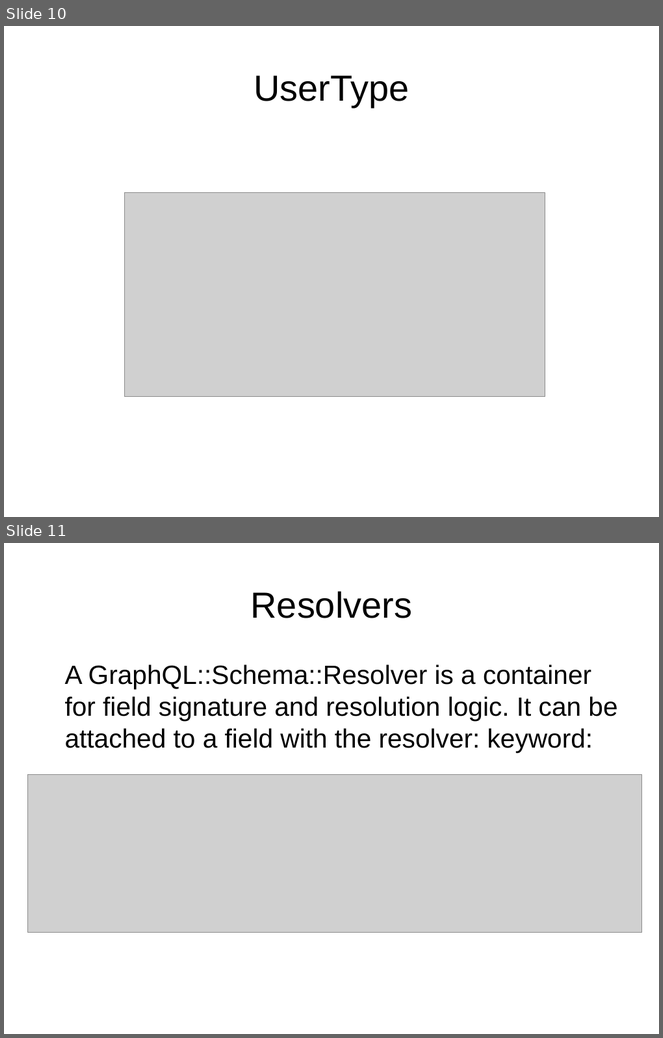
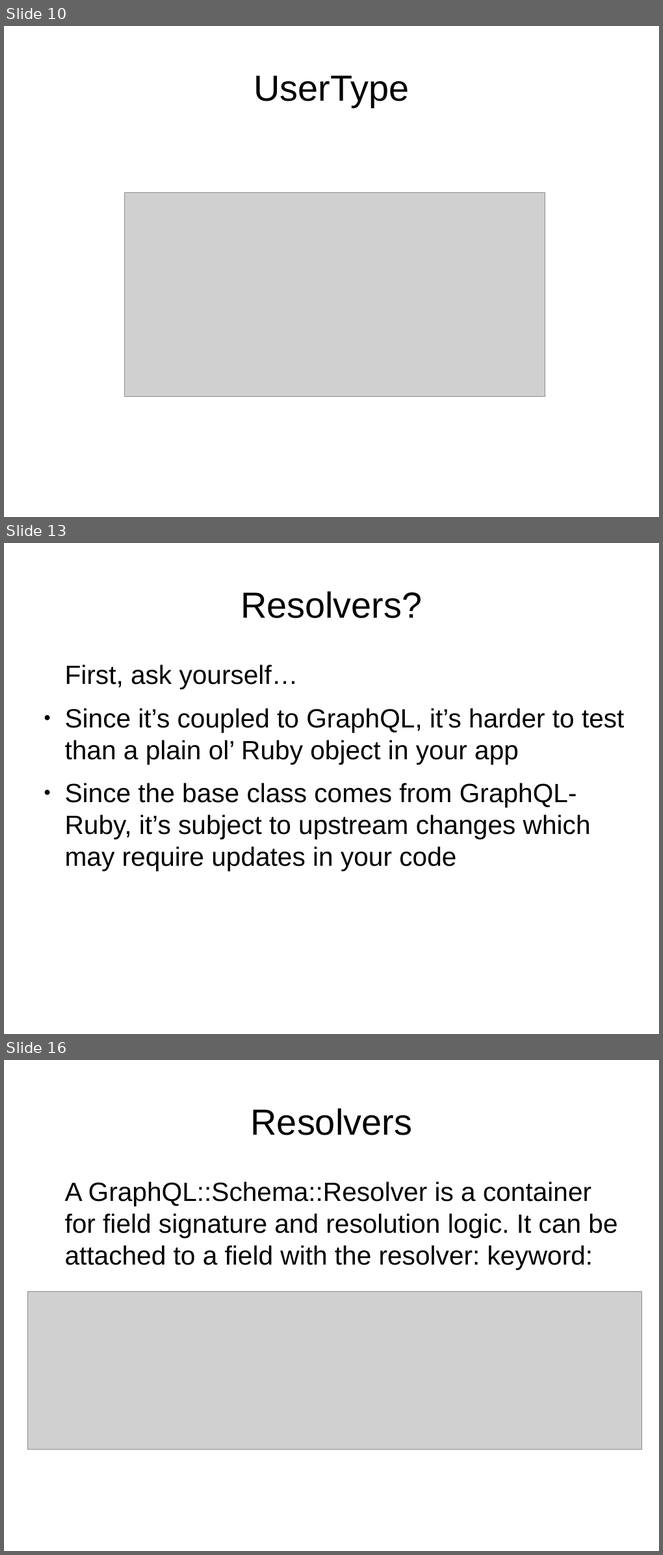
Before and after one commit to okapusta/graphql-example, a slide deck: doc/graphql.odp. Shown one above the other, each under a label of ours: slides 10 and 11 before the commit, slides 10, 13 and 16 after it; the slides between them are not shown. The pictures are 663x1038 and 663x1555 pixels, drawn with LibreOffice and Linux fonts; fonts in the diff are those of the drawing; grey boxes stand for pictures. Boxes give left, top, right and bottom in pixels: in the first picture for what was removed or moved away, otherwise in the second. Text is boxed around its words. In the diff, an @@ line names an element or a change of style, - is before the commit and + after.

Commit message:
Lamda resolver

```diff
--- a/doc/graphql.odp
+++ b/doc/graphql.odp
@@ slide 13 added at [4, 543, 659, 1034], background #FFFFFF @@
@@ title added at [241, 591, 422, 618], 44 pt, text #000000 @@
+Resolvers?
@@ text added at [65, 665, 624, 871], 32 pt, text #000000 @@
+First, ask yourself…
+● Since it’s coupled to GraphQL, it’s harder to test than a plain ol’ Ruby object in your app
+● Since the base class comes from GraphQL-Ruby, it’s subject to upstream changes which may require updates in your code
@@ what was slide 11 is now slide 16 @@
```
Also in this commit, not shown: 4 other slides added, 1 other file.
